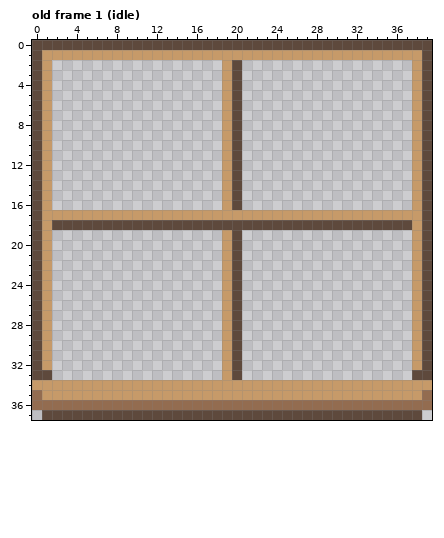
A pixel-art file gets an edit: app/CicadaApp/Art/sprites/bookworm-2026-10-01/src/room-window.aseprite. Above: the version before the commit.
40x38 pixels, 1 frame. Colours within 5 levels of each other are drawn and written as one. Shown: old frame 1 (idle). The commit also changed other frames, which this record leaves out.
And afterwards:
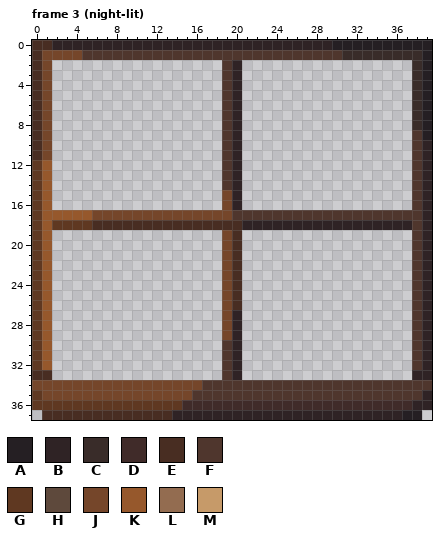
Palette (. is transparent): A #251f23  B #2f2325  C #392c29  D #402b29  E #482d22  F #4f362d  G #5f3821  H #5e493c  J #75462a  K #96582c  L #936c50  M #c69a69
A new or re-ordered frame is compared with the old frame closest to it.
The exact change:
frames 1 -> 3
layer "night" added
--- frame 3 (night-lit) is new; against old frame 1 (idle), layer "night"
@@ x 0..39 @@
- 0 HHHHHHHHHHHHHHHHHHHHHHHHHHHHHHHHHHHHHHHH
- 1 HMMMMMMMMMMMMMMMMMMMMMMMMMMMMMMMMMMMMMMH
- 2 HM.................MH.................MH
- 3 HM.................MH.................MH
- 4 HM.................MH.................MH
- 5 HM.................MH.................MH
- 6 HM.................MH.................MH
- 7 HM.................MH.................MH
- 8 HM.................MH.................MH
- 9 HM.................MH.................MH
-10 HM.................MH.................MH
-11 HM.................MH.................MH
-12 HM.................MH.................MH
-13 HM.................MH.................MH
-14 HM.................MH.................MH
-15 HM.................MH.................MH
-16 HM.................MH.................MH
-17 HMMMMMMMMMMMMMMMMMMMMMMMMMMMMMMMMMMMMMMH
-18 HMHHHHHHHHHHHHHHHHHHHHHHHHHHHHHHHHHHHHMH
-19 HM.................MH.................MH
-20 HM.................MH.................MH
-21 HM.................MH.................MH
-22 HM.................MH.................MH
-23 HM.................MH.................MH
-24 HM.................MH.................MH
-25 HM.................MH.................MH
-26 HM.................MH.................MH
-27 HM.................MH.................MH
-28 HM.................MH.................MH
-29 HM.................MH.................MH
-30 HM.................MH.................MH
-31 HM.................MH.................MH
-32 HM.................MH.................MH
-33 HH.................MH.................HH
-34 MMMMMMMMMMMMMMMMMMMMMMMMMMMMMMMMMMMMMMMM
-35 LMMMMMMMMMMMMMMMMMMMMMMMMMMMMMMMMMMMMMML
-36 LLLLLLLLLLLLLLLLLLLLLLLLLLLLLLLLLLLLLLLL
-37 .HHHHHHHHHHHHHHHHHHHHHHHHHHHHHHHHHHHHHH.
+ 0 EEBBBBBBBBBBBBBBBBBBBBBBBBBBBBAAAAAAAAAA
+ 1 EJJJJFFFFFFFFFFFFFFFFFFFFFFFFFFCCCCCCCCA
+ 2 EJ.................FB.................CA
+ 3 EJ.................FB.................CA
+ 4 EJ.................FB.................CA
+ 5 EJ.................FB.................CA
+ 6 EJ.................FB.................CA
+ 7 EJ.................FB.................CA
+ 8 EJ.................FB.................CA
+ 9 EJ.................FB.................FA
+10 EJ.................FB.................FB
+11 EJ.................FB.................FB
+12 GK.................FB.................FB
+13 GK.................FB.................FB
+14 GK.................FB.................FB
+15 GK.................JB.................FB
+16 GK.................JB.................FB
+17 GKKKKKJJJJJJJJJJJJJJFFFFFFFFFFFFFFFFFFFB
+18 GKGGGGEEEEEEEEEEEEEEEBBBBBBBBBBBBBBBBBFB
+19 GK.................JE.................FB
+20 GK.................JE.................FB
+21 GK.................JE.................FB
+22 GK.................JE.................FB
+23 GK.................JE.................FB
+24 GK.................JE.................FB
+25 GK.................JE.................FB
+26 GK.................JE.................FB
+27 GK.................JB.................FB
+28 GK.................JB.................FB
+29 GK.................JB.................FB
+30 GK.................FB.................FB
+31 GK.................FB.................FB
+32 GK.................FB.................FB
+33 EE.................FB.................BB
+34 JJJJJJJJJJJJJJJJJFFFFFFFFFFFFFFFFFFFFFFF
+35 GJJJJJJJJJJJJJJJFFFFFFFFFFFFFFFFFFFFFFFB
+36 GGGGGGGGGGGGGGGDDDDDDDDDDDDDDDDDDDDDDDBB
+37 .EEEEEEEEEEEEEBBBBBBBBBBBBBBBBBBBBBBBAA.
Where, in picture pixels (left, top, right, bottom), the same in both pictures:
changed: (32, 40, 432, 420)
